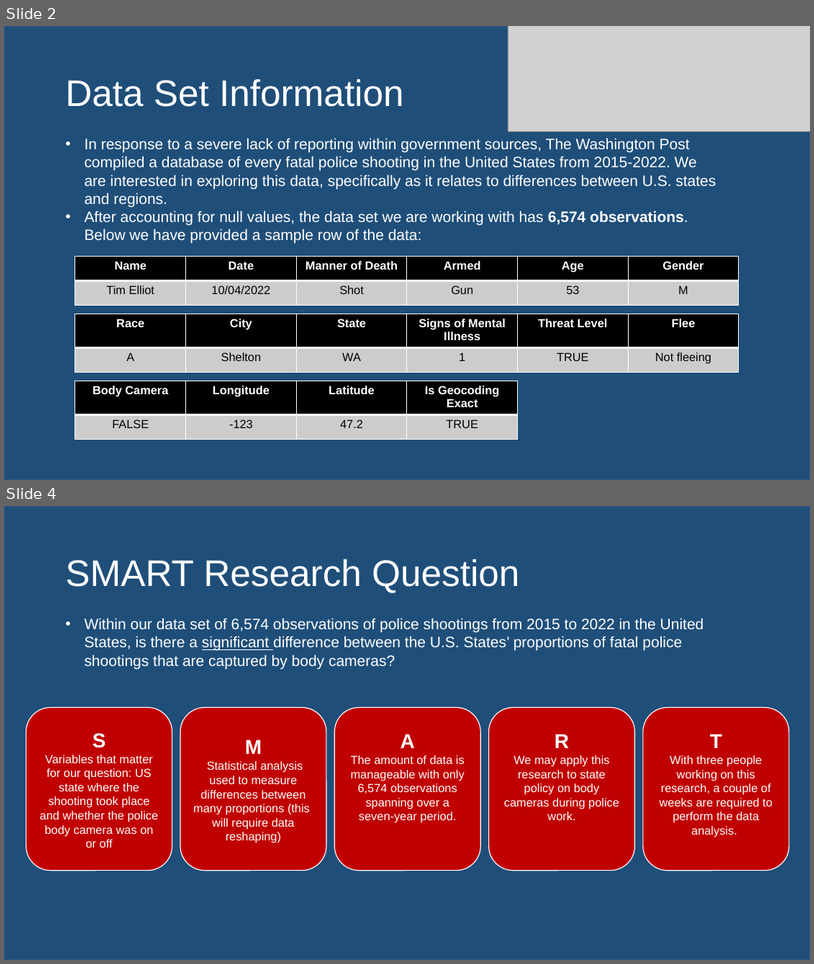
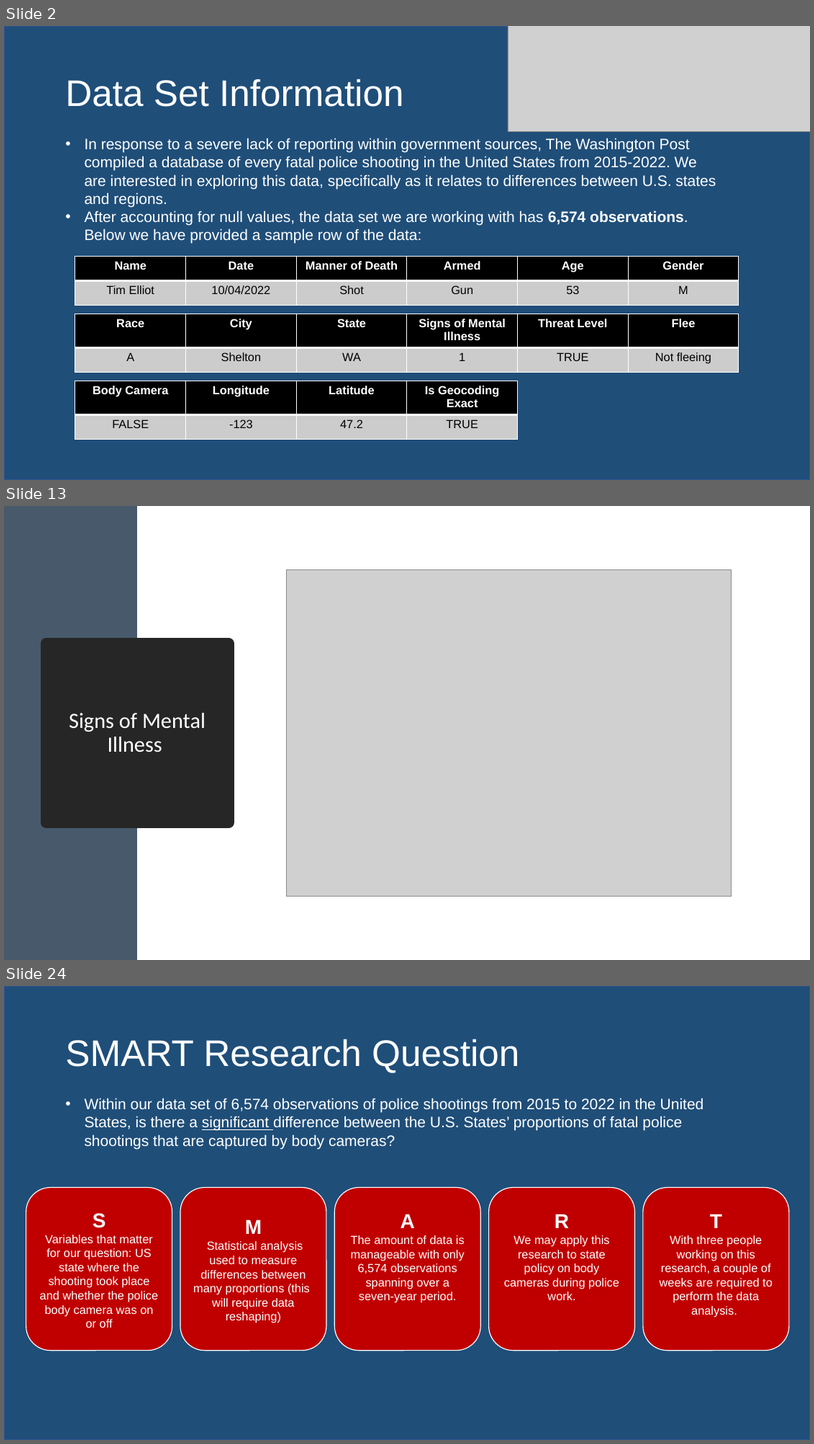
Before and after one commit to awinkhater/Dats6101_Team3, a slide deck: PPT for Intro to Data Science.pptx. Shown one above the other, each under a label of ours: slides 2 and 4 before the commit, slides 2, 13 and 24 after it; the slides between them are not shown. The pictures are 814x964 and 814x1444 pixels, drawn with LibreOffice and Linux fonts; fonts in the diff are those of the drawing; grey boxes stand for pictures. Boxes give left, top, right and bottom in pixels: in the first picture for what was removed or moved away, otherwise in the second. Text is boxed around its words. In the diff, an @@ line names an element or a change of style, - is before the commit and + after.

```diff
--- a/PPT for Intro to Data Science.pptx
+++ b/PPT for Intro to Data Science.pptx
@@ slide 13 added at box(4, 506, 810, 960), background #FFFFFF @@
@@ rectangle added at box(4, 506, 137, 960), fill #48596C @@
@@ picture added at box(286, 569, 732, 896) @@
@@ title added at box(46, 644, 229, 822), fill #262626, outline #262626 13.75 pt, 26 pt, text #FFFFFF @@
+Signs of Mental Illness
@@ what was slide 4 is now slide 24 @@
```
Also in this commit, not shown: 20 other slides added, 1 slide removed.
